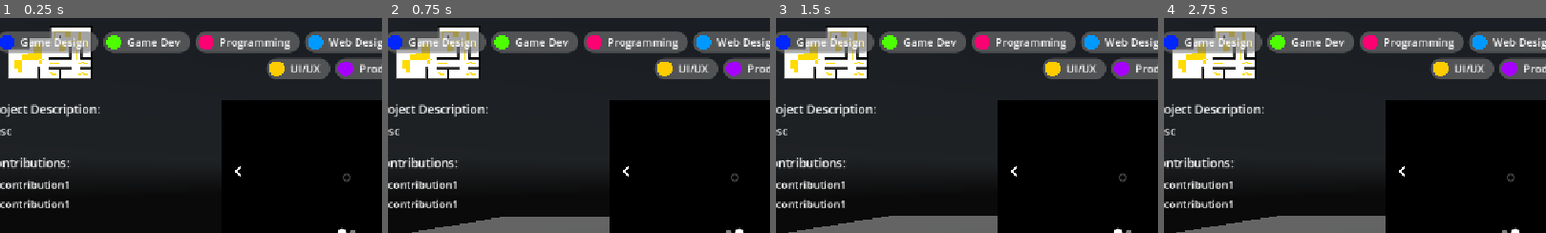
Above: before the commit, frames 1-4 (left to right).
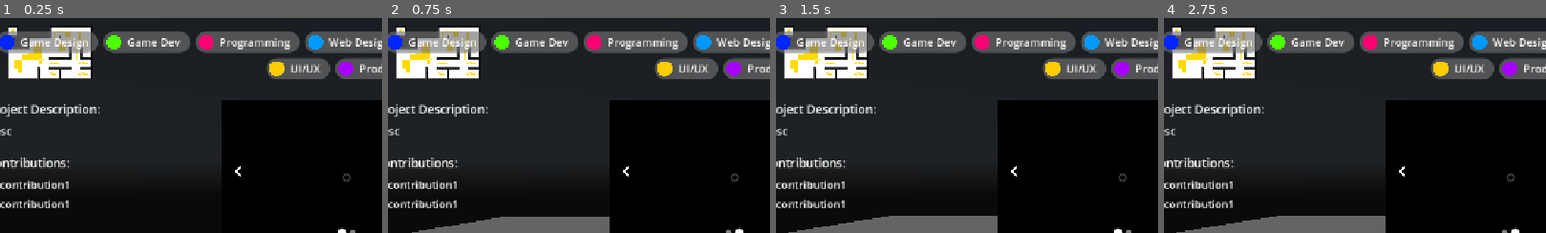
Above: after the commit, the same moments.

Repository: ZRedCon/InteractivePortfolio
Game: Godot game, scene res://Scenes/main_scene.tscn
The game is run twice, just before and just after one commit, with the same random seed, the same clock (stepped at 60 frames per second) and the same inputs. The engine's default icon, where the game draws it, is replaced by a stand-in: a white triangle on a blue panel in a dark square. A sky picture missing from this copy of the repository is replaced by a grey-blue gradient.
Inputs (mouse positions are % of the whole screen's width and height, from its top left):
- Up to frame 1 (0.25 s): no input
- Up to frame 2 (0.75 s): click (36, 49) at 0.5 s
- Up to frame 3 (1.5 s): click (36, 49) at 1.25 s
- Up to frame 4 (2.75 s): click (64, 49) at 2 s
The pictures show only the part of the screen within x 5-55%, y 13-63%; the shares and areas given below are measured in that part.

The runs differ from the first frame. In frame 1, 0.1% of the frame differs, in the area x 2-5%, y 3-8%; in frame 2, 0.1%; in frame 3, 0.1%; in frame 4, 0.1%.

Commit message:
Added more border's enum types

Diff:
--- a/GodotProject/interactive-portfolio/Scenes/main_scene.tscn
+++ b/GodotProject/interactive-portfolio/Scenes/main_scene.tscn
@@ -3,6 +3,7 @@
 [ext_resource type="Texture2D" uid="uid://b1ojuq67yjq6" path="res://assets/images/skyboxes/wasteland_clouds_puresky_4k.hdr" id="1_6l7je"]
 [ext_resource type="PackedScene" uid="uid://bgsgwceyq1l1p" path="res://Player/controller.tscn" id="1_52fb6"]
 [ext_resource type="PackedScene" uid="uid://c241mv4likfbd" path="res://prefabs/Entry.tscn" id="3_jv6wh"]
+[ext_resource type="Script" uid="uid://buxkevr2cvt1y" path="res://Scenes/room_container.gd" id="4_x6ack"]
 
 [sub_resource type="PanoramaSkyMaterial" id="PanoramaSkyMaterial_npwjr"]
 panorama = ExtResource("1_6l7je")
@@ -45,3 +46,4 @@
 transform = Transform3D(1, 0, 0, 0, 1, 0, 0, 0, 1, -1.8746071, 0.59600925, -7.234706)
 
 [node name="RoomContainer" type="Node3D" parent="." unique_id=1771802498]
+script = ExtResource("4_x6ack")
--- a/GodotProject/interactive-portfolio/Scenes/map_layout.gd
+++ b/GodotProject/interactive-portfolio/Scenes/map_layout.gd
@@ -1,12 +1,20 @@
 extends TileMapLayer
 
+const INDEX_TO_ROOM_TYPE : Dictionary[ Vector2i, int ] = {
+	Vector2i(0, 0): 1,
+	Vector2i(0, 1): 2,
+	Vector2i(0, 2): 3,
+	Vector2i(0, 3): 4,
+	Vector2i(0, 4): 5,
+	Vector2i(0, 5): 6,
+	Vector2i(0, 6): 7,
+	Vector2i(1, 0): 8,
+	Vector2i(1, 1): 9,
+	Vector2i(1, 2): 10,
+	Vector2i(1, 3): 11,
+	Vector2i(1, 4): 12,
+	Vector2i(1, 5): 13,
+	Vector2i(1, 6): 14
+}
+
 @export var start_tile := Vector2i.ZERO
-
-# Called when the node enters the scene tree for the first time.
-func _ready() -> void:
-	pass # Replace with function body.
-
-
-# Called every frame. 'delta' is the elapsed time since the previous frame.
-func _process(delta: float) -> void:
-	pass
--- a/GodotProject/interactive-portfolio/Scenes/map_layout.tscn
+++ b/GodotProject/interactive-portfolio/Scenes/map_layout.tscn
@@ -5,7 +5,7 @@
 
 [node name="MapLayout" type="TileMapLayer" unique_id=1318426567]
 texture_filter = 1
-tile_map_data = PackedByteArray("AAAAAAAAAAAEAAAAAEABAAEAAAA …(1744 unchanged characters)… EAAAAADALAAkAAAAEAAAAAHALAAoAAAAEAAAAAHA=")
+tile_map_data = PackedByteArray("AAAAAAAAAAAEAAAAAEABAAEAAAA …(1744 unchanged characters)… EAAAAADALAAkAAAAEAAAAAHALAAoAAAAEAAAAAHAEAAYAAAAGAAEAAAA=")
 tile_set = ExtResource("1_6rv64")
 script = ExtResource("2_lsxtm")
-start_tile = Vector2i(4, 8)
+start_tile = Vector2i(4, 6)
--- /dev/null
+++ b/GodotProject/interactive-portfolio/Scenes/room_container.gd
@@ -0,0 +1,6 @@
+extends Node3D
+
+
+# Called when the node enters the scene tree for the first time.
+func _ready() -> void:
+	pass # Replace with function body.
--- a/GodotProject/interactive-portfolio/prefabs/rooms/corner_convex_room.tscn
+++ b/GodotProject/interactive-portfolio/prefabs/rooms/corner_convex_room.tscn
@@ -1,6 +1,7 @@
 [gd_scene format=3 uid="uid://t2k1gqlirepv"]
 
 [ext_resource type="Material" uid="uid://4rn2ef0fesh" path="res://assets/materials/bricks.tres" id="1_hulef"]
+[ext_resource type="Script" uid="uid://dpj4ne3mfoem7" path="res://prefabs/rooms/room.gd" id="1_sp8qu"]
 [ext_resource type="Material" uid="uid://b8hdv61qpbgdc" path="res://assets/materials/carpet.tres" id="2_sp8qu"]
 
 [sub_resource type="PlaneMesh" id="PlaneMesh_w1kd5"]
@@ -14,6 +15,7 @@
 size = Vector3(10, 0.1, 10)
 
 [node name="CornerConvexRoom" type="StaticBody3D" unique_id=603414453]
+script = ExtResource("1_sp8qu")
 
 [node name="MeshInstance3D2" type="MeshInstance3D" parent="." unique_id=379067312]
 transform = Transform3D(5, 0, 0, 0, 5, 0, 0, 0, 5, 0, 0, 0)
--- a/GodotProject/interactive-portfolio/prefabs/rooms/room.gd
+++ b/GodotProject/interactive-portfolio/prefabs/rooms/room.gd
@@ -1,8 +1,21 @@
 class_name Room extends StaticBody3D
 
 # enum for general type
-const TYPE_ROOM = 0
-const TYPE_HALL = 1
+const TYPE_NONE = 0
+const TYPE_CORNER_ROOM = 1
+const TYPE_EDGE_ROOM = 2
+const TYPE_ROOM = 3
+const TYPE_INTERSECTION_3_HALL = 4
+const TYPE_END_HALL = 5
+const TYPE_STRAIGHT_HALL = 6
+const TYPE_CORNER_1_EXIT_ROOM = 7
+const TYPE_CORNER_2_EXIT_ROOM = 8
+const TYPE_EDGE_EXIT_ROOM = 9
+const TYPE_CORNER_OVERLAP_ROOM = 10
+const TYPE_INTERSECTION_4_HALL = 11
+const TYPE_CORNER_HALL = 12
+const TYPE_CORNER_CONVEX_ROOM = 13
+const TYPE_SINGLE = 14
 
 #region border points enum
 # psuedo-enum for border points; P = positive, Z = zero, N = Negative, X and Z represent axes
@@ -24,6 +37,21 @@
 const BORDER_UP = BORDER_PX_PZ | BORDER_ZX_PZ | BORDER_NX_PZ
 const BORDER_RIGHT = BORDER_PX_NZ | BORDER_PX_ZZ | BORDER_PX_PZ
 const BORDER_DOWN = BORDER_NX_NZ | BORDER_ZX_NZ | BORDER_PX_NZ
+
+const BORDER_CORNER_ROOM = BORDER_UP | BORDER_LEFT
+const BORDER_EDGE_ROOM = BORDER_UP
+const BORDER_ROOM = BORDER_NONE
+const BORDER_INTERSECTION_3_HALL = BORDER_UP | BORDER_NX_NZ | BORDER_PX_NZ
+const BORDER_END_HALL = BORDER_UP | BORDER_STRAIGHT_HALL
+const BORDER_STRAIGHT_HALL = BORDER_LEFT | BORDER_RIGHT
+const BORDER_CORNER_1_EXIT_ROOM = BORDER_NX_PZ | BORDER_RIGHT
+const BORDER_CORNER_2_EXIT_ROOM = BORDER_NX_PZ | BORDER_PX_PZ | BORDER_PX_NZ
+const BORDER_EDGE_EXIT_ROOM = BORDER_NX_PZ | BORDER_PX_PZ
+const BORDER_CORNER_OVERLAP_ROOM = BORDER_NX_PZ | BORDER_PX_NZ
+const BORDER_INTERSECTION_4_HALL = BORDER_CORNERS
+const BORDER_CORNER_HALL = BORDER_DOWN | BORDER_RIGHT | BORDER_NX_PZ
+const BORDER_CORNER_CONVEX_ROOM = BORDER_NX_PZ
+const BORDER_SINGLE = BORDER_ALL
 
 const BORDER_TYPE_TO_DIRECTION : Dictionary[ int, Vector2 ] = {
 	BORDER_PX_ZZ: Vector2(+1, 0),
@@ -47,8 +75,19 @@
 	Vector2i(+1,-1): BORDER_PX_NZ,
 }
 
+static func rotate_direction(mask: int, shift: int) -> int:
+	# Bound shift by [-8,8]
+	var shift_sign = sign(shift)
+	shift = shift_sign * (abs(shift) % 8)
+	# Shifting
+	if shift == 0: return mask
+	var inv_shift = 8 - shift
+	var result = (mask << shift) | (mask >> inv_shift) if shift < 0 else ((mask >> shift) | (mask << inv_shift))
+	result &= 0xFF
+	return result
 #endregion
 
+var type = TYPE_NONE
 # This value represents all edges and corners that have a wall (Black | Gray on the shape index used in map_layout)
 var borders : int = BORDER_ALL
 # This contains references to all rooms (diagonal and orthoganal) that connect to this room
Not shown, added: GodotProject/interactive-portfolio/Scenes/room_container.gd.uid
